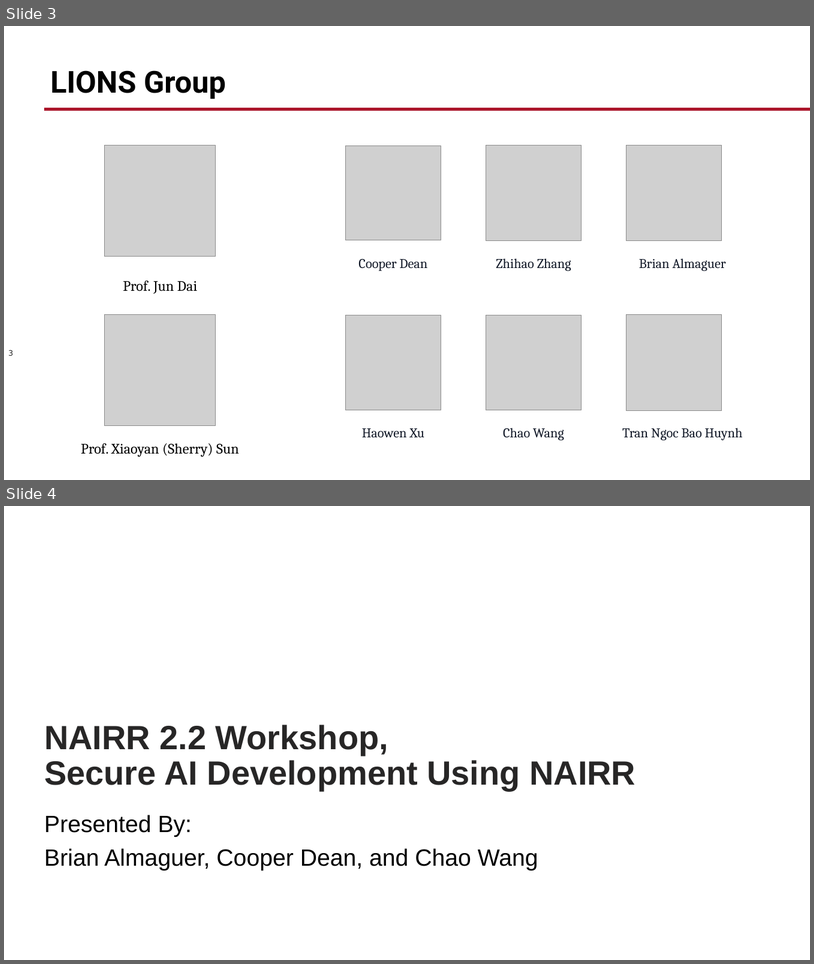
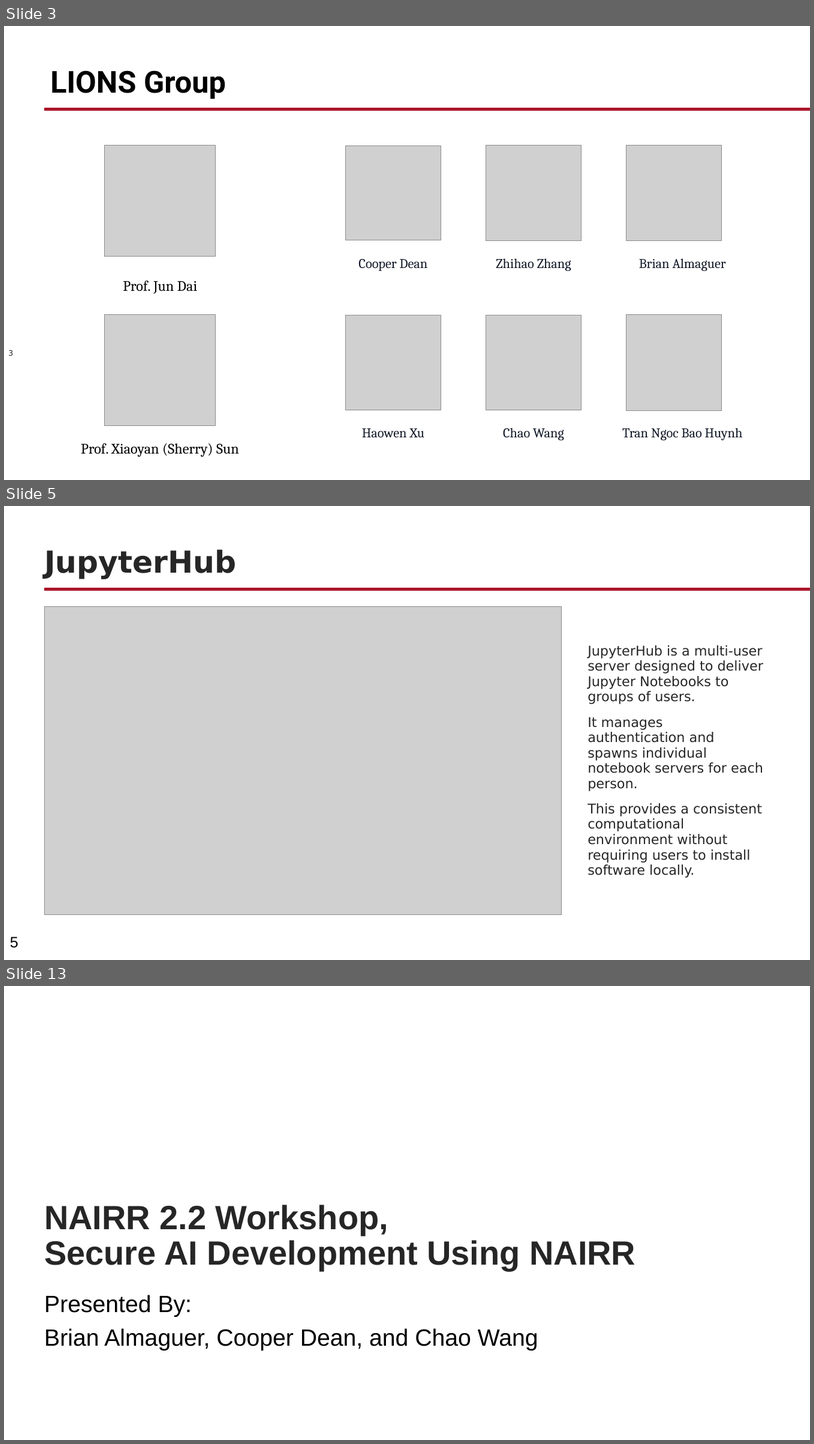
Before and after one commit to WPI-LIONS-Group/NAIRR-Workshops, a slide deck: 2.2/2.2 NAIRR Workshop.pptx. Shown one above the other, each under a label of ours: slides 3 and 4 before the commit, slides 3, 5 and 13 after it; the slides between them are not shown. The pictures are 814x964 and 814x1444 pixels, drawn with LibreOffice and Linux fonts; fonts in the diff are those of the drawing; grey boxes stand for pictures; background and template pictures are left out. Boxes give left, top, right and bottom in pixels: in the first picture for what was removed or moved away, otherwise in the second. Text is boxed around its words. In the diff, an @@ line names an element or a change of style, - is before the commit and + after.

```diff
--- a/2.2/2.2 NAIRR Workshop.pptx
+++ b/2.2/2.2 NAIRR Workshop.pptx
@@ slide 5 added at (4,506,810,960), background #FFFFFF; not listed: 1 template element that a slide beside it also shows @@
@@ title added at (44,549,237,579), 36 pt, text #272626, bold @@
+JupyterHub
@@ picture added at (45,607,563,915) @@
@@ text added at (588,645,764,877), 16 pt, text #272626 @@
+JupyterHub is a multi-user server designed to deliver Jupyter Notebooks to groups of users.
+It manages authentication and spawns individual notebook servers for each person.
+This provides a consistent computational environment without requiring users to install software locally.
@@ page number added at (10,936,18,948), 18 pt, text #000000 @@
+5
@@ what was slide 4 is now slide 13 @@
```
Also in this commit, not shown: 1 slide changed, 8 other slides added.
